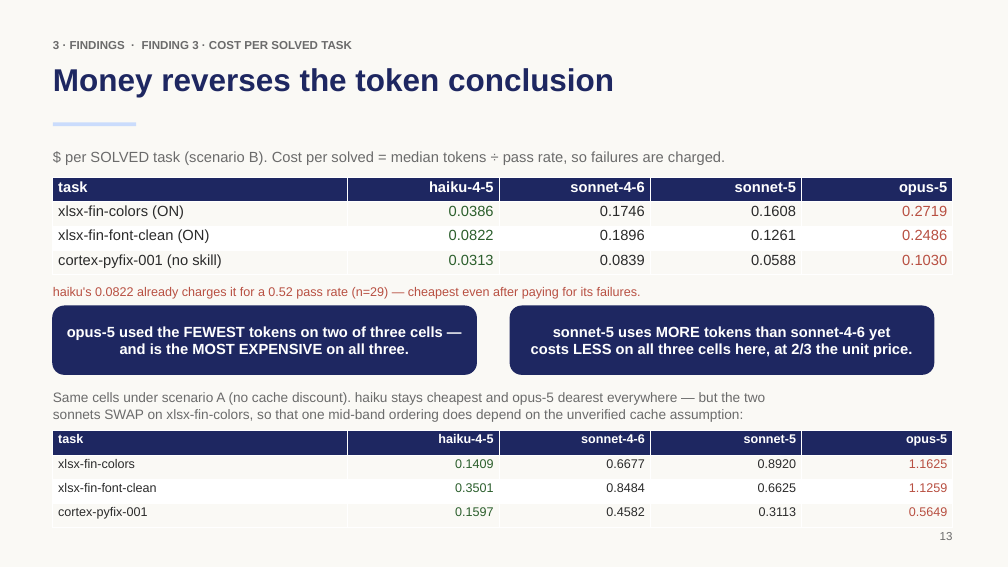
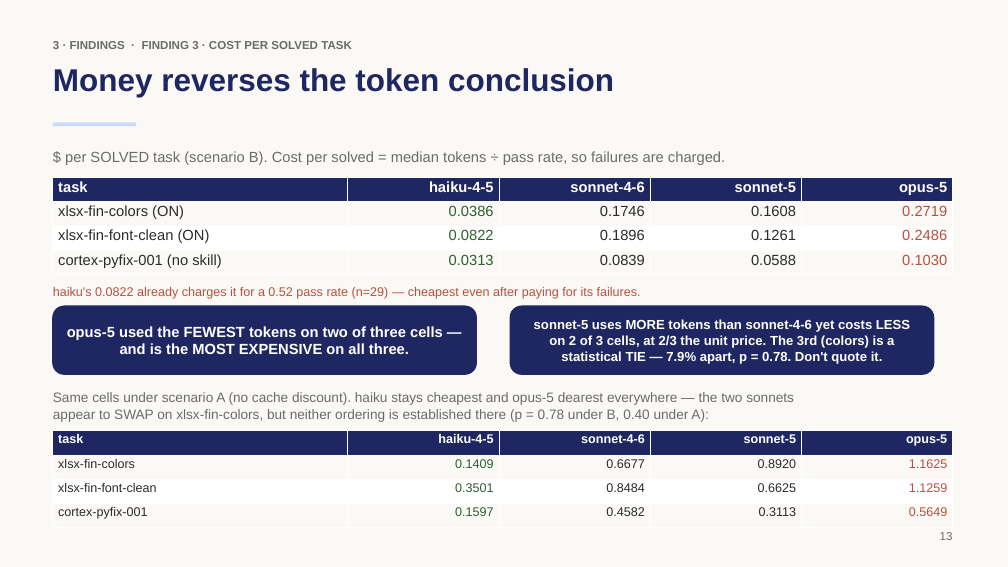
Before and after one commit to rossoctl/autobench-claudecode, a slide deck: slide 13 of results/autobench-claudecode-summary.pptx. Drawn at 1008x567 pixels with LibreOffice and Linux fonts; fonts in the diff are those of the drawing. Boxes give left, top, right and bottom in pixels: in the first picture for what was removed or moved away, otherwise in the second. Text is boxed around its words. In the diff, an @@ line names an element or a change of style, - is before the commit and + after.

```diff
--- a/results/autobench-claudecode-summary.pptx
+++ b/results/autobench-claudecode-summary.pptx
@@ text in rounded rectangle at <box>534,319,910,364</box>: text changed; size 14 to 12.5 pt @@
-sonnet-5 uses MORE tokens than sonnet-4-6 yet
-costs LESS on all three cells here, at 2/3 the unit price.
+sonnet-5 uses MORE tokens than sonnet-4-6 yet costs LESS
+on 2 of 3 cells, at 2/3 the unit price. The 3rd (colors) is a
+statistical TIE — 7.9% apart, p = 0.78. Don't quote it.
@@ text at <box>53,392,794,422</box>: text changed @@
-Same cells under scenario A (no cache discount). haiku stays cheapest and opus-5 dearest everywhere — but the two
-sonnets SWAP on xlsx-fin-colors, so that one mid-band ordering does depend on the unverified cache assumption:
+Same cells under scenario A (no cache discount). haiku stays cheapest and opus-5 dearest everywhere — the two sonnets
+appear to SWAP on xlsx-fin-colors, but neither ordering is established there (p = 0.78 under B, 0.40 under A):
```
Also in this commit, not shown: 3 other slides changed, 4 other files.
